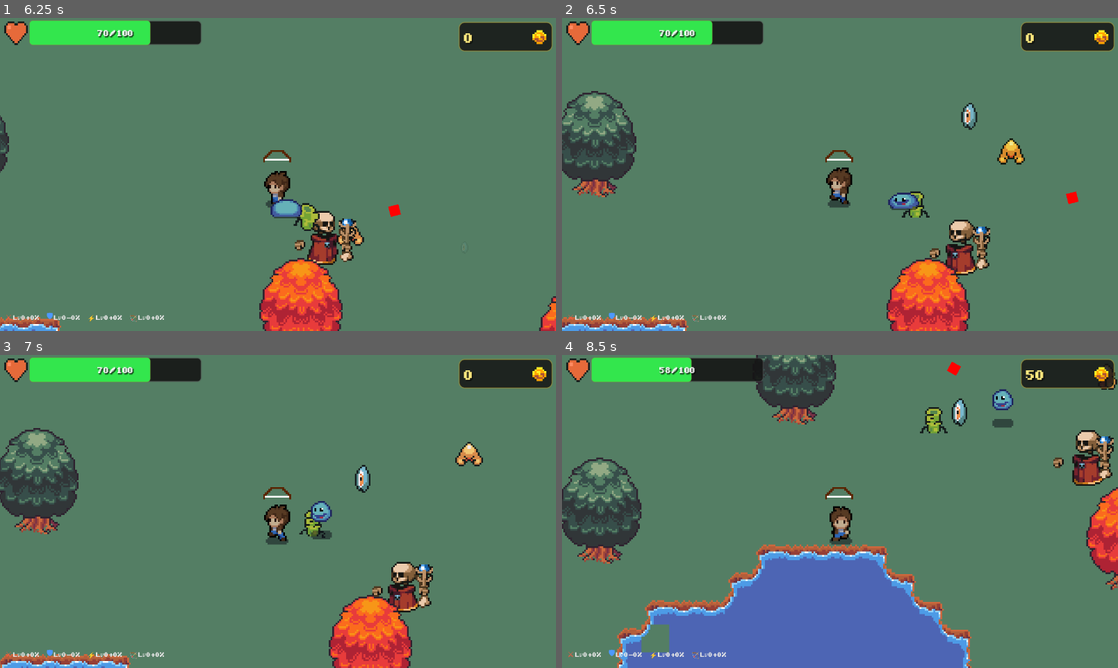
Above: before the commit, frames 1-4 (two rows, left to right).
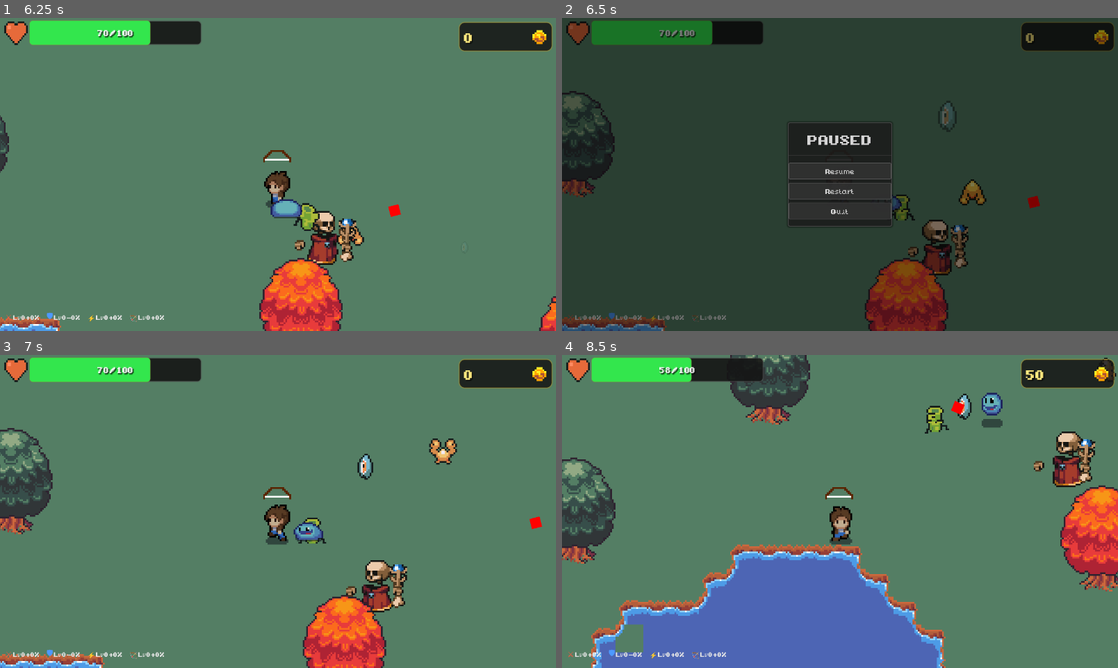
Above: after the commit, the same moments.

Repository: Alex1337F/INDAProject
Game: Godot game, scene res://scenes/class_select.tscn
Two runs of this game, one before a commit and one after it. Both use one fixed random seed, a clock stepped at 60 frames per second and the inputs below.
Inputs (mouse positions are in pixels of both pictures, inside the frame that each line leads up to):
- Up to frame 1 (6.25 s): click "Archer" at 0.5 s; click (127, 99) at 1.27 s; click (372, 99) at 2.02 s; tap Enter at 2.75 s; move the mouse to (400, 158) at 2.77 s; hold D (walk-right) 2.78-3.53 s; hold Down (aim-down) 2.78-3.53 s; move the mouse to (166, 190) at 3.52 s; hold S (walk-backwards) 3.53-4.28 s; tap Left (aim-left) at 3.6 s; move the mouse to (333, 105) at 4.27 s; hold D (walk-right) 4.28-5.03 s; hold Right (aim-right) 4.28-5.03 s; move the mouse to (250, 237) at 5.02 s; hold W (walk-forward) 5.03-5.78 s; tap Up (aim-up) at 5.1 s; move the mouse to (444, 221) at 5.77 s; hold A (walk-left) from 5.78 s (still down); tap Shift (dash) at 5.85 s
- Up to frame 2 (6.5 s): keep holding A (walk-left); tap Escape at 6.4 s
- Up to frame 3 (7 s): release A (walk-left) at 6.5 s; click (278, 508) at 6.5 s, where only the run after the commit has a clickable "Resume"
- Up to frame 4 (8.5 s): move the mouse to (673, 464) at 7.27 s; hold A (walk-left) 7.28-8.03 s; tap R at 7.35 s; move the mouse to (867, 511) at 8.02 s; hold S (walk-backwards) from 8.03 s (still down); tap P at 8.1 s

Frame 1 is identical in both runs. In frame 2, 97% of the frame differs, in the area x 0-100%, y 0-100%; in frame 3, 9.1%; in frame 4, 16%.

Commit message:
Added a Pause Menu

Diff:
--- /dev/null
+++ b/scenes/PauseMenu.tscn
@@ -0,0 +1,147 @@
+[gd_scene format=3 uid="uid://c55q0q1mn7ce"]
+
+[ext_resource type="Script" uid="uid://dnjhpf1cve8ri" path="res://scripts/pause_menu.gd" id="1_pm"]
+
+[sub_resource type="StyleBoxFlat" id="StyleBoxFlat_panel"]
+bg_color = Color(0.12, 0.12, 0.12, 0.95)
+border_width_left = 2
+border_width_top = 2
+border_width_right = 2
+border_width_bottom = 2
+border_color = Color(0.3, 0.3, 0.3, 1)
+corner_radius_top_left = 4
+corner_radius_top_right = 4
+corner_radius_bottom_right = 4
+corner_radius_bottom_left = 4
+shadow_color = Color(0, 0, 0, 0.5)
+shadow_size = 4
+
+[sub_resource type="StyleBoxFlat" id="StyleBoxFlat_btn_normal"]
+content_margin_left = 20.0
+content_margin_top = 8.0
+content_margin_right = 20.0
+content_margin_bottom = 8.0
+bg_color = Color(0.2, 0.2, 0.2, 1)
+border_width_left = 1
+border_width_top = 1
+border_width_right = 1
+border_width_bottom = 1
+border_color = Color(0.4, 0.4, 0.4, 1)
+corner_radius_top_left = 2
+corner_radius_top_right = 2
+corner_radius_bottom_right = 2
+corner_radius_bottom_left = 2
+
+[sub_resource type="StyleBoxFlat" id="StyleBoxFlat_btn_pressed"]
+content_margin_left = 20.0
+content_margin_top = 8.0
+content_margin_right = 20.0
+content_margin_bottom = 8.0
+bg_color = Color(0.1, 0.1, 0.1, 1)
+border_width_left = 1
+border_width_top = 1
+border_width_right = 1
+border_width_bottom = 1
+border_color = Color(0.5, 0.5, 0.5, 1)
+corner_radius_top_left = 2
+corner_radius_top_right = 2
+corner_radius_bottom_right = 2
+corner_radius_bottom_left = 2
+
+[sub_resource type="StyleBoxFlat" id="StyleBoxFlat_btn_hover"]
+content_margin_left = 20.0
+content_margin_top = 8.0
+content_margin_right = 20.0
+content_margin_bottom = 8.0
+bg_color = Color(0.3, 0.3, 0.3, 1)
+border_width_left = 1
+border_width_top = 1
+border_width_right = 1
+border_width_bottom = 1
+border_color = Color(0.6, 0.6, 0.6, 1)
+corner_radius_top_left = 2
+corner_radius_top_right = 2
+corner_radius_bottom_right = 2
+corner_radius_bottom_left = 2
+
+[node name="PauseMenu" type="CanvasLayer" unique_id=279485201]
+process_mode = 3
+layer = 25
+script = ExtResource("1_pm")
+
+[node name="Overlay" type="ColorRect" parent="." unique_id=1132036065]
+anchors_preset = 15
+anchor_right = 1.0
+anchor_bottom = 1.0
+grow_horizontal = 2
+grow_vertical = 2
+mouse_filter = 2
+color = Color(0, 0, 0, 0.6)
+
+[node name="Panel" type="PanelContainer" parent="." unique_id=1304061545]
+anchors_preset = 8
+anchor_left = 0.5
+anchor_top = 0.5
+anchor_right = 0.5
+anchor_bottom = 0.5
+offset_left = -120.0
+offset_top = -120.0
+offset_right = 120.0
+offset_bottom = 120.0
+grow_horizontal = 2
+grow_vertical = 2
+theme_override_styles/panel = SubResource("StyleBoxFlat_panel")
+
+[node name="VBox" type="VBoxContainer" parent="Panel" unique_id=798224790]
+layout_mode = 2
+theme_override_constants/separation = 16
+alignment = 1
+
+[node name="Title" type="Label" parent="Panel/VBox" unique_id=528990290]
+layout_mode = 2
+theme_override_colors/font_color = Color(1, 1, 1, 1)
+theme_override_colors/font_shadow_color = Color(0, 0, 0, 1)
+theme_override_constants/shadow_offset_x = 1
+theme_override_constants/shadow_offset_y = 1
+theme_override_font_sizes/font_size = 32
+text = "PAUSED"
+horizontal_alignment = 1
+
+[node name="Divider" type="ColorRect" parent="Panel/VBox" unique_id=1532853459]
+custom_minimum_size = Vector2(0, 1)
+layout_mode = 2
+color = Color(0.3, 0.3, 0.3, 1)
+
+[node name="Buttons" type="VBoxContainer" parent="Panel/VBox" unique_id=1409138661]
+layout_mode = 2
+theme_override_constants/separation = 8
+
+[node name="ResumeBtn" type="Button" parent="Panel/VBox/Buttons" unique_id=315063902]
+layout_mode = 2
+theme_override_colors/font_color = Color(1, 1, 1, 1)
+theme_override_colors/font_hover_color = Color(1, 1, 1, 1)
+theme_override_font_sizes/font_size = 16
+theme_override_styles/normal = SubResource("StyleBoxFlat_btn_normal")
+theme_override_styles/pressed = SubResource("StyleBoxFlat_btn_pressed")
+theme_override_styles/hover = SubResource("StyleBoxFlat_btn_hover")
+text = "Resume"
+
+[node name="RestartBtn" type="Button" parent="Panel/VBox/Buttons" unique_id=1386205072]
+layout_mode = 2
+theme_override_colors/font_color = Color(1, 1, 1, 1)
+theme_override_colors/font_hover_color = Color(1, 1, 1, 1)
+theme_override_font_sizes/font_size = 16
+theme_override_styles/normal = SubResource("StyleBoxFlat_btn_normal")
+theme_override_styles/pressed = SubResource("StyleBoxFlat_btn_pressed")
+theme_override_styles/hover = SubResource("StyleBoxFlat_btn_hover")
+text = "Restart"
+
+[node name="QuitBtn" type="Button" parent="Panel/VBox/Buttons" unique_id=1383613405]
+layout_mode = 2
+theme_override_colors/font_color = Color(1, 1, 1, 1)
+theme_override_colors/font_hover_color = Color(1, 1, 1, 1)
+theme_override_font_sizes/font_size = 16
+theme_override_styles/normal = SubResource("StyleBoxFlat_btn_normal")
+theme_override_styles/pressed = SubResource("StyleBoxFlat_btn_pressed")
+theme_override_styles/hover = SubResource("StyleBoxFlat_btn_hover")
+text = "Quit"
--- a/scenes/game.tscn
+++ b/scenes/game.tscn
@@ -11,7 +11,8 @@
 [ext_resource type="PackedScene" uid="uid://ybefxn3cm6g6" path="res://scenes/skeletonEnemy.tscn" id="8_vtaks"]
 [ext_resource type="PackedScene" uid="uid://cos2ohgh8nh7b" path="res://scenes/bambooEnemy.tscn" id="9_kvpfn"]
 [ext_resource type="PackedScene" uid="uid://8yfu7mpc5a34" path="res://scenes/scene_transition.tscn" id="11_kvpfn"]
-[ext_resource type="PackedScene" path="res://scenes/Deathscreen.tscn" id="12_dinhu"]
+[ext_resource type="PackedScene" uid="uid://texxhtxef48q" path="res://scenes/Deathscreen.tscn" id="12_dinhu"]
+[ext_resource type="PackedScene" path="res://scenes/PauseMenu.tscn" id="13_kvuet"]
 
 [sub_resource type="TileSetAtlasSource" id="TileSetAtlasSource_dinhu"]
 texture = ExtResource("2_yqjtg")
@@ -511,3 +512,5 @@
 position = Vector2(369, -288)
 
 [node name="DeathScreen" parent="." unique_id=1579273864 instance=ExtResource("12_dinhu")]
+
+[node name="PauseMenu" parent="." unique_id=740198645 instance=ExtResource("13_kvuet")]
--- /dev/null
+++ b/scripts/pause_menu.gd
@@ -0,0 +1,84 @@
+extends CanvasLayer
+
+@onready var overlay: ColorRect = $Overlay
+@onready var panel: PanelContainer = $Panel
+@onready var title_label: Label = $Panel/VBox/Title
+@onready var resume_btn: Button = $Panel/VBox/Buttons/ResumeBtn
+@onready var restart_btn: Button = $Panel/VBox/Buttons/RestartBtn
+@onready var quit_btn: Button = $Panel/VBox/Buttons/QuitBtn
+
+var is_paused: bool = false
+var anim_tween: Tween
+
+func _ready() -> void:
+	layer = 25
+	process_mode = Node.PROCESS_MODE_ALWAYS
+	visible = false
+
+	resume_btn.pressed.connect(_on_resume)
+	restart_btn.pressed.connect(_on_restart)
+	quit_btn.pressed.connect(_on_quit)
+
+	# Button hover styling
+	for btn in [resume_btn, restart_btn, quit_btn]:
+		btn.mouse_entered.connect(_on_button_hover.bind(btn))
+		btn.mouse_exited.connect(_on_button_unhover.bind(btn))
+
+func _input(event: InputEvent) -> void:
+	if event is InputEventKey and event.pressed and not event.echo:
+		if event.physical_keycode == KEY_ESCAPE:
+			if is_paused:
+				_resume()
+			else:
+				_pause()
+			get_viewport().set_input_as_handled()
+
+func _pause() -> void:
+	is_paused = true
+	visible = true
+	get_tree().paused = true
+
+	overlay.modulate.a = 0.0
+	panel.modulate.a = 0.0
+
+	if anim_tween:
+		anim_tween.kill()
+	anim_tween = create_tween().set_pause_mode(Tween.TWEEN_PAUSE_PROCESS)
+
+	anim_tween.tween_property(overlay, "modulate:a", 1.0, 0.1)
+	anim_tween.parallel().tween_property(panel, "modulate:a", 1.0, 0.1)
+
+func _resume() -> void:
+	is_paused = false
+
+	if anim_tween:
+		anim_tween.kill()
+	anim_tween = create_tween().set_pause_mode(Tween.TWEEN_PAUSE_PROCESS)
+
+	anim_tween.tween_property(overlay, "modulate:a", 0.0, 0.1)
+	anim_tween.parallel().tween_property(panel, "modulate:a", 0.0, 0.1)
+
+	await anim_tween.finished
+	visible = false
+	get_tree().paused = false
+
+func _on_resume() -> void:
+	_resume()
+
+func _on_restart() -> void:
+	get_tree().paused = false
+	is_paused = false
+	get_tree().reload_current_scene()
+
+func _on_quit() -> void:
+	get_tree().paused = false
+	is_paused = false
+	get_tree().change_scene_to_file("res://scenes/class_select.tscn")
+
+func _on_button_hover(btn: Button) -> void:
+	# No hover animation, standard stylebox handles it
+	pass
+
+func _on_button_unhover(btn: Button) -> void:
+	# No unhover animation
+	pass
Not shown, added: scripts/pause_menu.gd.uid
